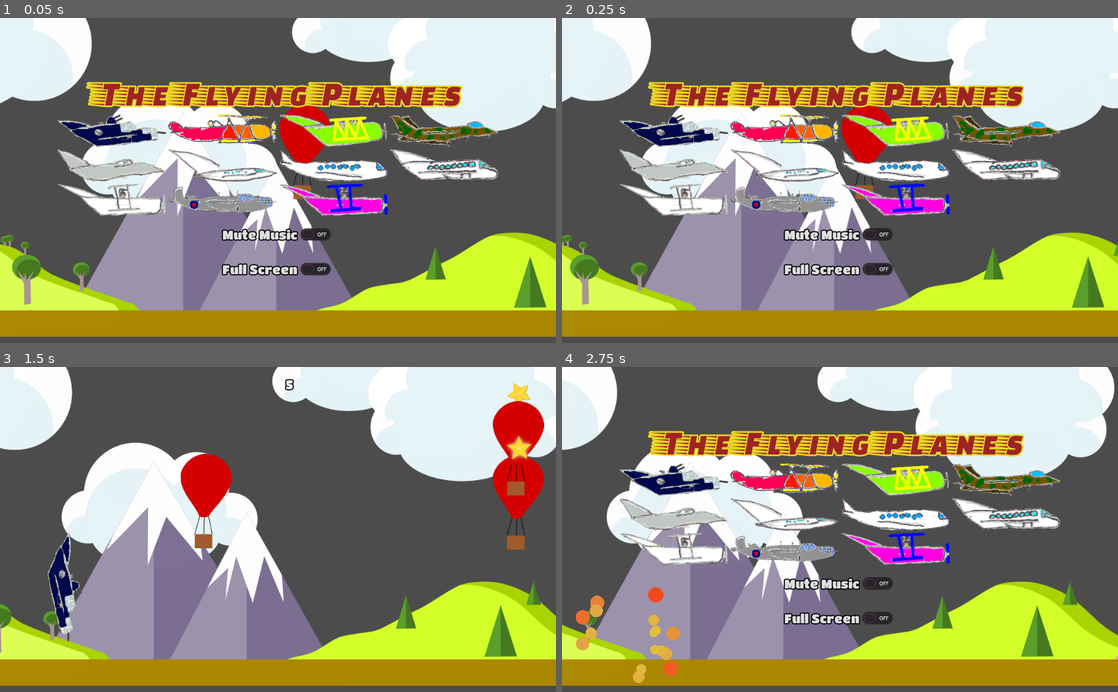
Above: before the commit, frames 1-4 (two rows, left to right).
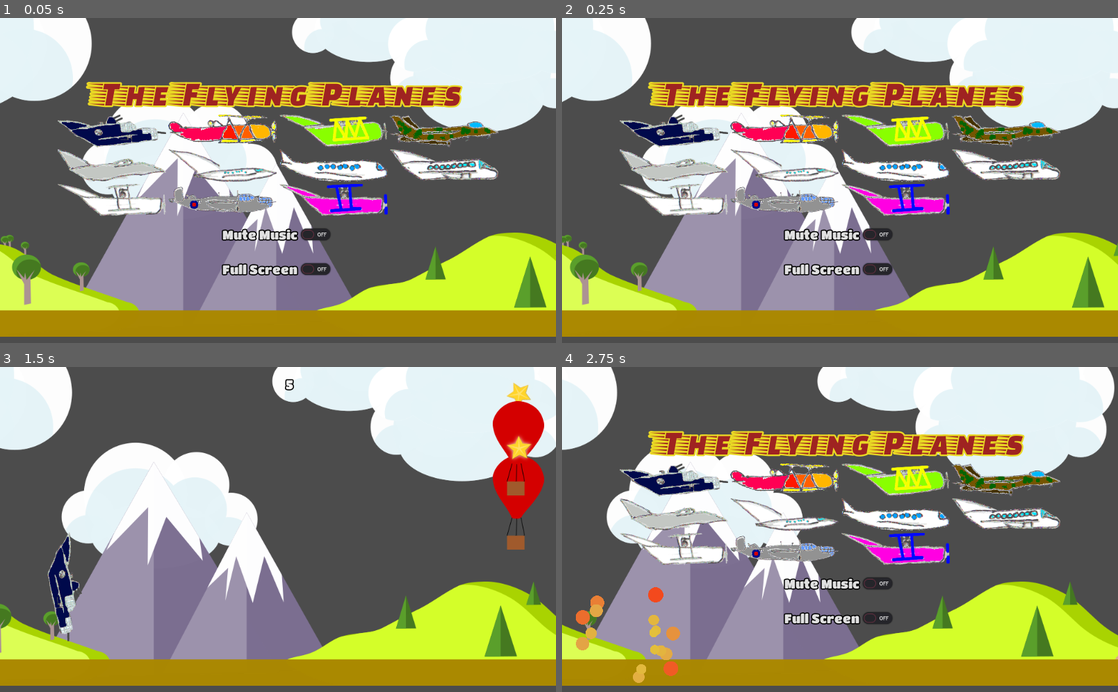
Above: after the commit, the same moments.

Repository: the-g-force/FamJam-October2020
Game: Godot game, scene res://src/Level.tscn
Two runs of this game, one before a commit and one after it. Both use one fixed random seed, a clock stepped at 60 frames per second and the inputs below.
Inputs (mouse positions are in pixels of both pictures, inside the frame that each line leads up to):
- Up to frame 1 (0.05 s): no input
- Up to frame 2 (0.25 s): no input
- Up to frame 3 (1.5 s): click (111, 480) at 0.52 s; move the mouse to (400, 513) at 1.27 s; click (400, 513) at 1.42 s
- Up to frame 4 (2.75 s): click "Play Again" at 2 s

The runs differ from the first frame. In frame 1, 1.0% of the frame differs, in the area x 50-60%, y 26-56%; in frame 2, 1.0%; in frame 3, 1.5%, in the area x 32-42%, y 26-56%; in frame 4, nothing differs.

Commit message:
Fix obstacle starting in level

Diff:
--- a/project/src/Level.tscn
+++ b/project/src/Level.tscn
@@ -6,7 +6,6 @@
 [ext_resource path="res://src/HUD.tscn" type="PackedScene" id=4]
 [ext_resource path="res://src/GameOver.tscn" type="PackedScene" id=5]
 [ext_resource path="res://src/AirplaneSelection.tscn" type="PackedScene" id=6]
-[ext_resource path="res://src/Obstacle.tscn" type="PackedScene" id=7]
 
 [sub_resource type="RectangleShape2D" id=1]
 extents = Vector2( 96, 8 )
@@ -35,9 +34,6 @@
 
 [node name="Obstacles" type="Node2D" parent="."]
 
-[node name="Obstacle" parent="Obstacles" instance=ExtResource( 7 )]
-position = Vector2( 561.306, 247.355 )
-
 [node name="ObstacleTimer" type="Timer" parent="."]
 wait_time = 0.5
 one_shot = true
Not shown: 1 places in project/src/Level.tscn that only renumber resources
